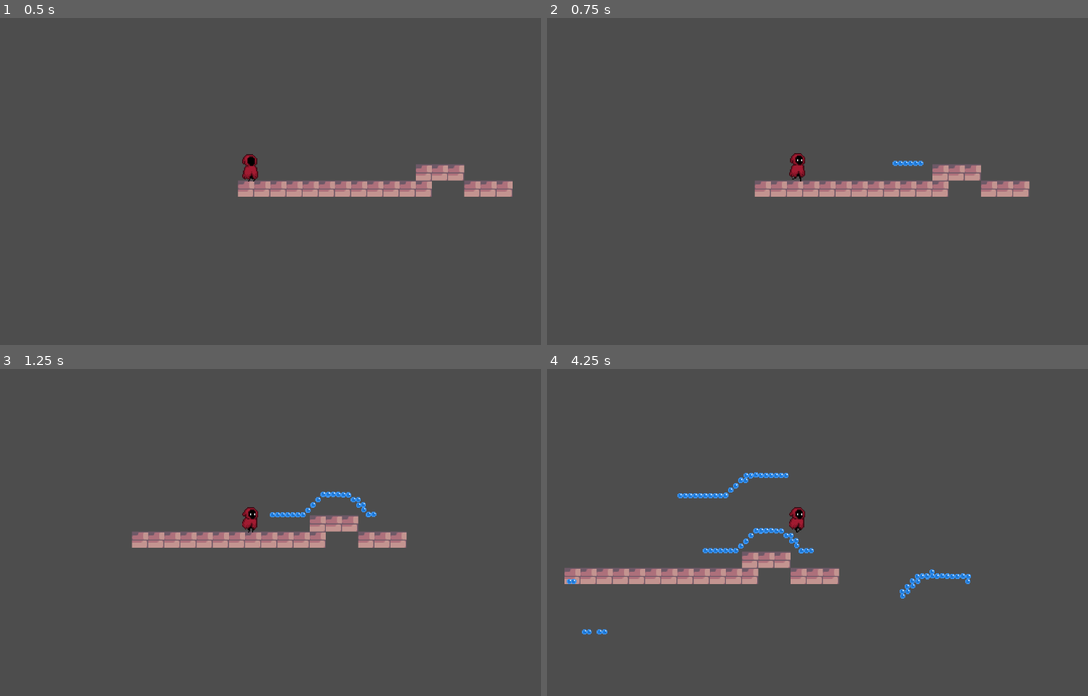
Above: before the commit, frames 1-4 (two rows, left to right).
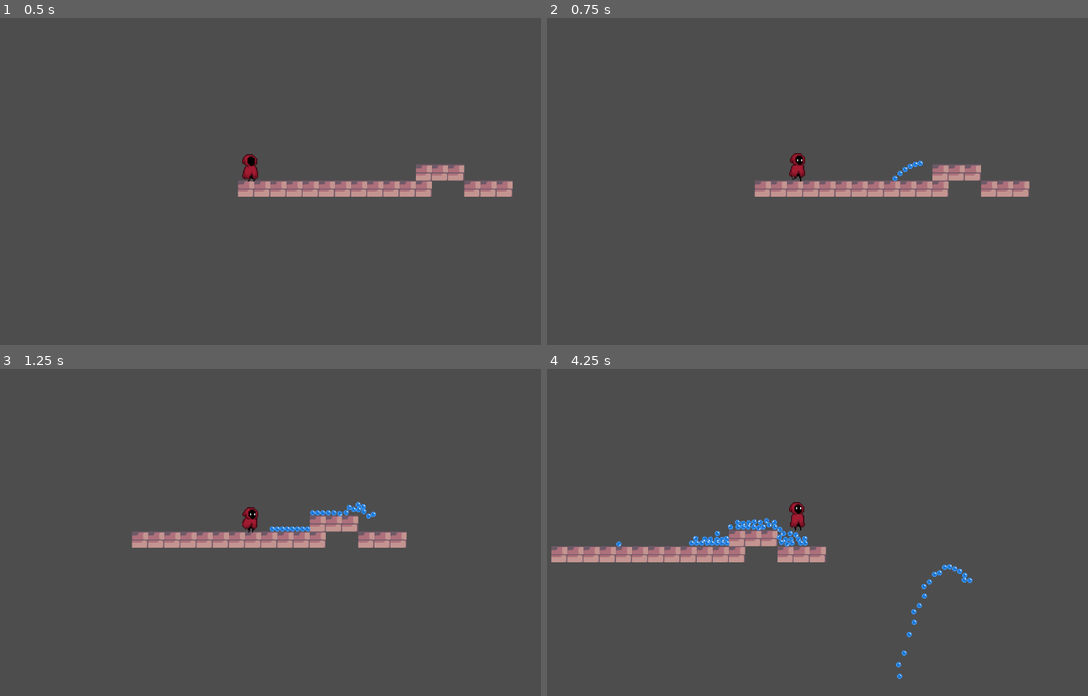
Above: after the commit, the same moments.

Repository: mehanix/bubblemancer
Game: Godot game, scene res://Scenes/Main Scene.tscn
Two runs of this game, one before a commit and one after it. Both use one fixed random seed, a clock stepped at 60 frames per second and the inputs below.
Inputs (mouse positions are in pixels of both pictures, inside the frame that each line leads up to):
- Up to frame 1 (0.5 s): no input
- Up to frame 2 (0.75 s): tap Enter at 0.5 s; move the mouse to (925, 165) at 0.52 s; press the mouse at (925, 165) at 0.53 s; hold D (MoveRight) from 0.53 s (still down)
- Up to frame 3 (1.25 s): keep holding D (MoveRight); tap Space (Jump) at 0.77 s
- Up to frame 4 (4.25 s): move the mouse to (682, 548) at 1.27 s; release the mouse at (682, 548) at 1.28 s; click (682, 548) at 1.35 s; tap Space (Jump) at 1.52, 3.02, 3.77 s; move the mouse to (855, 460) at 2.02 s; release D (MoveRight) at 2.03 s; press the mouse at (855, 460) at 2.03 s; hold A (MoveLeft) 2.03-2.78 s; move the mouse to (768, 597) at 2.77 s; release the mouse at (768, 597) at 2.78 s; hold D (MoveRight) from 2.78 s (still down); click (768, 597) at 2.85 s; move the mouse to (968, 581) at 3.52 s; press the mouse at (968, 581) at 3.53 s

Frame 1 is identical in both runs. In frame 2, 0.1% of the frame differs, in the area x 63-70%, y 43-50%; in frame 3, 0.6%; in frame 4, 6.8%, in the area x 0-79%, y 31-95%.

Commit message:
no bubble overlap

Diff:
--- a/bubblejam/Scenes/MagicBubble.tscn
+++ b/bubblejam/Scenes/MagicBubble.tscn
@@ -8,7 +8,6 @@
 [node name="MagicBubble" type="Node2D"]
 
 [node name="RigidBody2D" type="RigidBody2D" parent="."]
-freeze = true
 
 [node name="CollisionShape2D" type="CollisionShape2D" parent="RigidBody2D"]
 position = Vector2(-0.5, 0.5)
--- a/bubblejam/Scripts/BubbleSpawner.gd
+++ b/bubblejam/Scripts/BubbleSpawner.gd
@@ -13,12 +13,26 @@
 # Called every frame. 'delta' is the elapsed time since the previous frame.
 func _process(delta: float) -> void:
 	if Input.is_action_pressed("click"):
-		var bubble = bubblePart.instantiate()
+		var bubbles_on_screen = get_tree().get_nodes_in_group("bubbles")
 		var mouse = get_global_mouse_position()
 		var position_x = mouse.x - (int(mouse.x) % 5)
 		var position_y = mouse.y - (int(mouse.y) % 5)
+		var obj = get_object_at_mouse_pos(position_x, position_y)
+		print(obj)
+		if (len(obj) > 0): return
+		var newBubble = bubblePart.instantiate()
+		newBubble.add_to_group("instantiated_bubbles")
 
-		bubble.position = Vector2(position_x, position_y)
-		add_child(bubble)
+
+		newBubble.position = Vector2(position_x, position_y)
+		add_child(newBubble)
 
 	pass
+
+func get_object_at_mouse_pos(position_x, position_y):
+	var space_state = get_world_2d().direct_space_state
+	# use global coordinates, not local to node
+	var query = PhysicsPointQueryParameters2D.new()
+	query.position = Vector2(position_x, position_y)
+	var result = space_state.intersect_point(query)
+	return result
